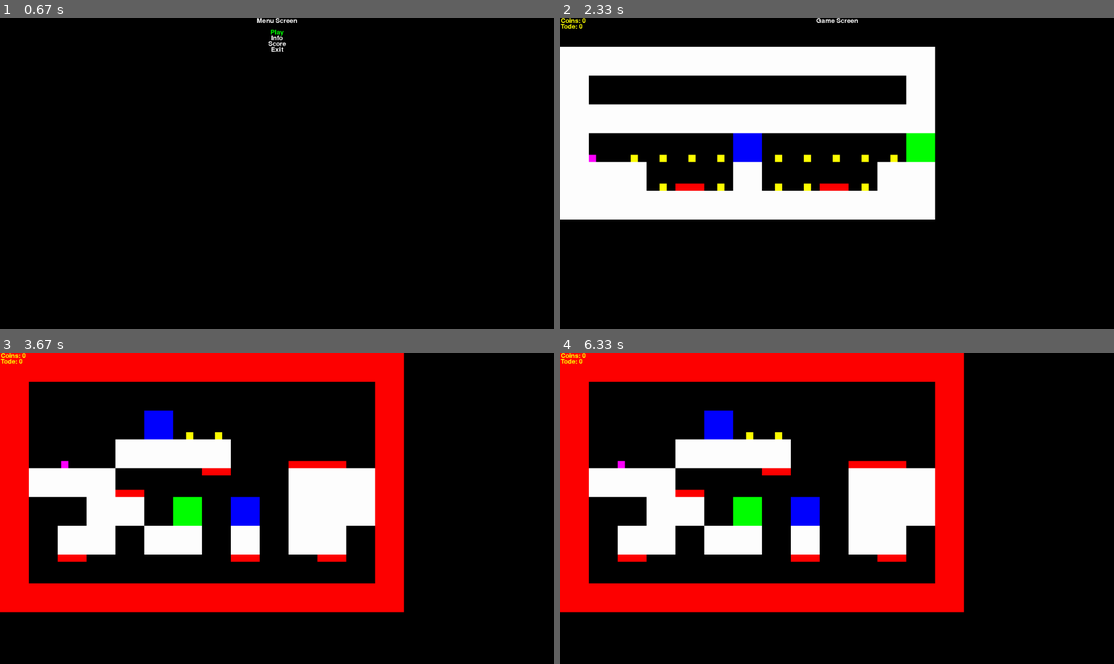
Above: before the commit, frames 1-4 (two rows, left to right).
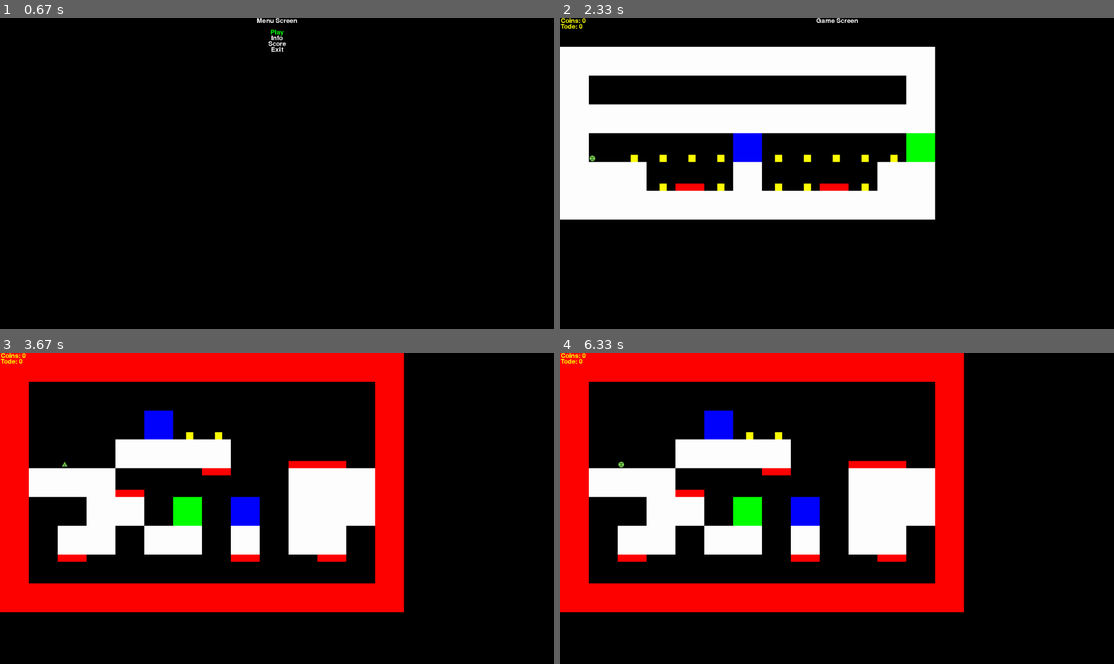
Above: after the commit, the same moments.

Repository: Noventicx/PyGame-Jump-n-Run
Game: pygame game, started from main.py
Two runs of this game, one before a commit and one after it. Both use one fixed random seed, a clock stepped at 60 frames per second and the inputs below.
Inputs:
- Up to frame 1 (0.67 s): tap Space at 0.33 s
- Up to frame 2 (2.33 s): hold Up 0.67-1.13 s; tap Space at 0.73, 1.03, 1.23, 1.53, 1.73, 2.03, 2.3 s; hold Right 1.17-1.63 s; hold Left 1.67-2.2 s; hold Left from 2.23 s (still down)
- Up to frame 3 (3.67 s): tap Space at 2.6, 2.73, 3.13, 3.43 s; release Left at 2.63 s; hold Up 2.67-3.03 s; hold Right from 3.07 s (still down)
- Up to frame 4 (6.33 s): release Right at 3.7 s; hold Left 3.73-4.2 s; tap Space at 3.8, 4.1, 4.3, 4.6, 4.8, 5.13, 5.43, 5.63, 5.93, 6.2 s; hold Right 4.23-4.7 s; hold Up 4.73-5.03 s; hold Right 5.07-5.53 s; hold Left 5.57-6.1 s; hold Down from 6.13 s (still down)

Frame 1 is identical in both runs. In frame 2, less than 0.1% of the frame differs, in the area x 5-7%, y 43-47%; in frame 3, less than 0.1%; in frame 4, less than 0.1%, in the area x 10-12%, y 34-38%.

Commit message:
Basis für Spieler-Animation

Diff:
--- a/entities/player.py
+++ b/entities/player.py
@@ -7,8 +7,9 @@
 
     def __init__(self, x, y):
         super(Player, self).__init__()
-        self.surf = pygame.Surface((25, 25))
-        self.surf.fill((255, 0, 255))
+        #self.surf = pygame.Surface((25, 25))
+        #self.surf.fill((255, 0, 255))
+        self.surf = pygame.image.load("entities/Sprite1.png")
         self.rect = self.surf.get_rect()
         self.speed = 1
         self.start_x = 100 * x
@@ -24,11 +25,14 @@
         self.rect.y = self.rect.y - self.gravity
         key = pygame.key.get_pressed()
         if key[pygame.K_LEFT]:
+            self.surf = pygame.image.load("entities/Sprite2.png")
             self.rect.x = self.rect.x - self.speed
         if key[pygame.K_RIGHT]:
+            self.surf = pygame.image.load("entities/Sprite3.png")
             self.rect.x = self.rect.x + self.speed
         if key[pygame.K_UP]:
             if self.onground is True:
+                self.surf = pygame.image.load("entities/Sprite4.png")
                 print("jump")
                 # TODO nochmal neue Idee ausarbeiten ist eigentlich kein Sprung
                 self.onground = False
Binary file added: entities/Sprite1.png
Binary file added: entities/Sprite2.png
Binary file added: entities/Sprite3.png
Binary file added: entities/Sprite4.png
